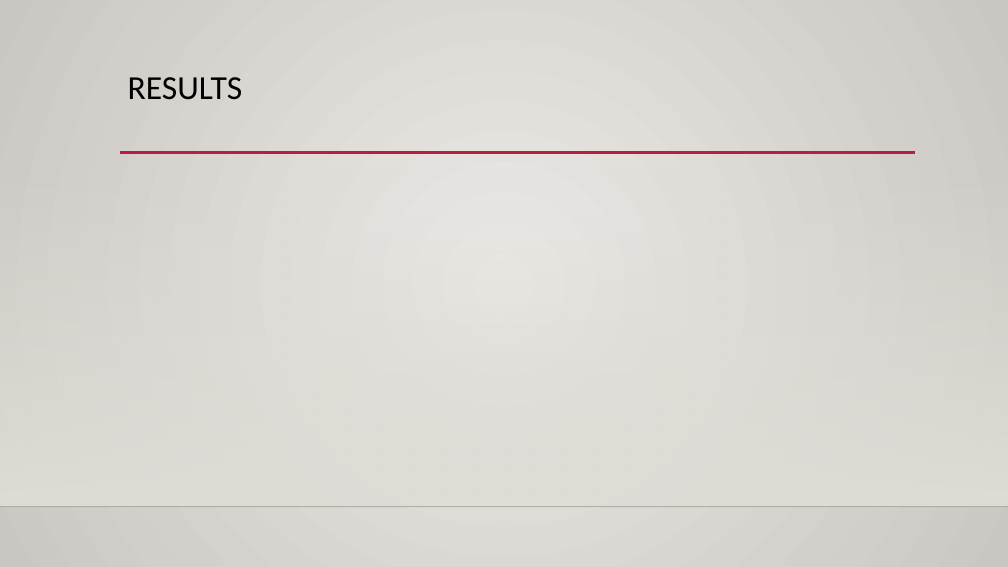
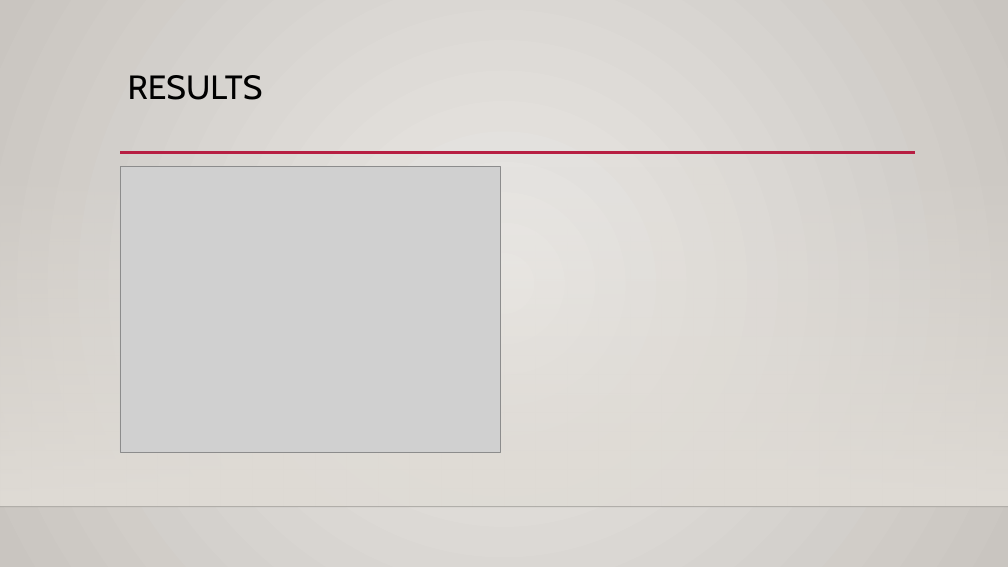
Before and after one commit to gr-b/DS3001-Case1, a slide deck: slide 5 of Case1.pptx. Drawn at 1008x567 pixels with LibreOffice and Linux fonts; fonts in the diff are those of the drawing; grey boxes stand for pictures; background and template pictures are left out. Boxes give left, top, right and bottom in pixels: in the first picture for what was removed or moved away, otherwise in the second. Text is boxed around its words. In the diff, an @@ line names an element or a change of style, - is before the commit and + after.

```diff
--- a/Case1.pptx
+++ b/Case1.pptx
@@ background gradient #ECEAE7 to #CAC7C1 to gradient #EBE9E6 to #C9C5C0 @@
@@ title "RESULTS" at (128,75,263,100): font Calibri to Cabin @@
@@ picture added at (120,166,501,451) @@
```
Also in this commit, not shown: 6 other slides changed, 2 other files.
